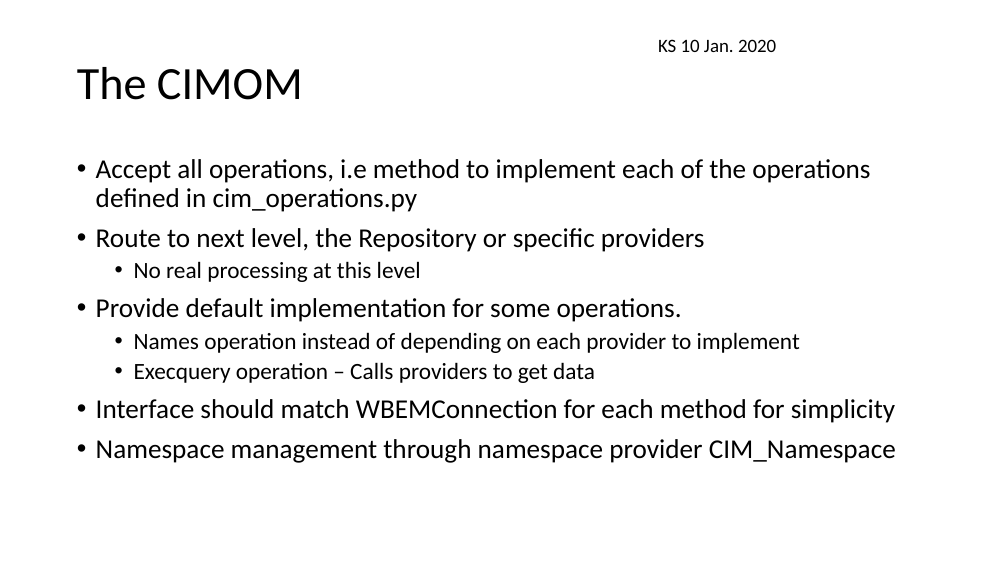
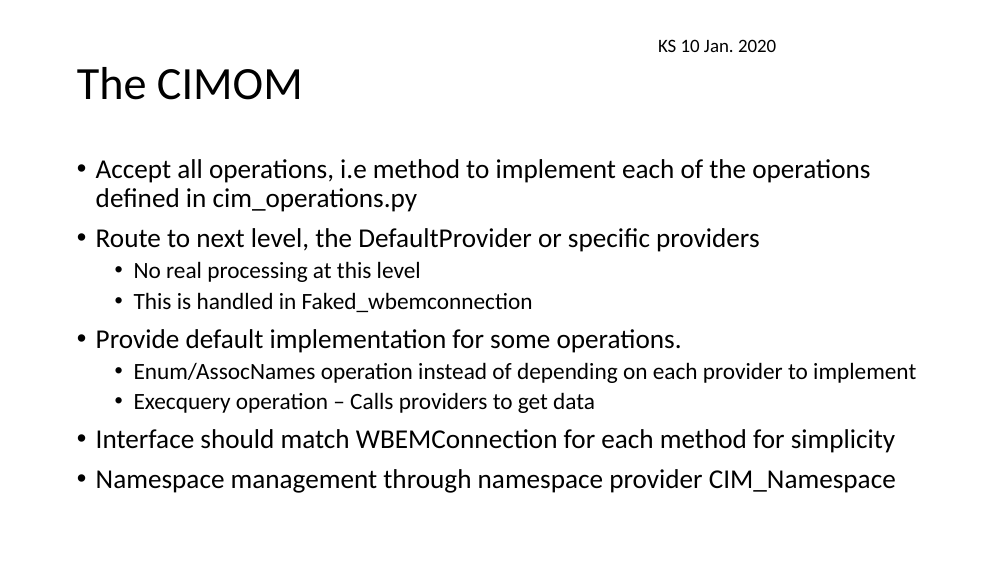
Before and after one commit to pywbem/pywbem, a slide deck: slide 18 of design/RepositoryStructure.pptx (slide 16 before the commit). Drawn at 1008x567 pixels with LibreOffice and Linux fonts; fonts in the diff are those of the drawing. Boxes give left, top, right and bottom in pixels: in the first picture for what was removed or moved away, otherwise in the second. Text is boxed around its words. In the diff, an @@ line names an element or a change of style, - is before the commit and + after.

```diff
--- a/design/RepositoryStructure.pptx
+++ b/design/RepositoryStructure.pptx
@@ text at <box>96,228,760,252</box>: text changed @@
-• Route to next level, the Repository or specific providers
+• Route to next level, the DefaultProvider or specific providers
@@ text at <box>134,292,533,312</box>: paragraph added @@
+  • This is handled in Faked_wbemconnection
@@ text at <box>134,362,916,383</box>: text changed @@
-  • Names operation instead of depending on each provider to implement
+  • Enum/AssocNames operation instead of depending on each provider to implement
```
Also in this commit, not shown: 5 other slides changed, 2 slides added.
